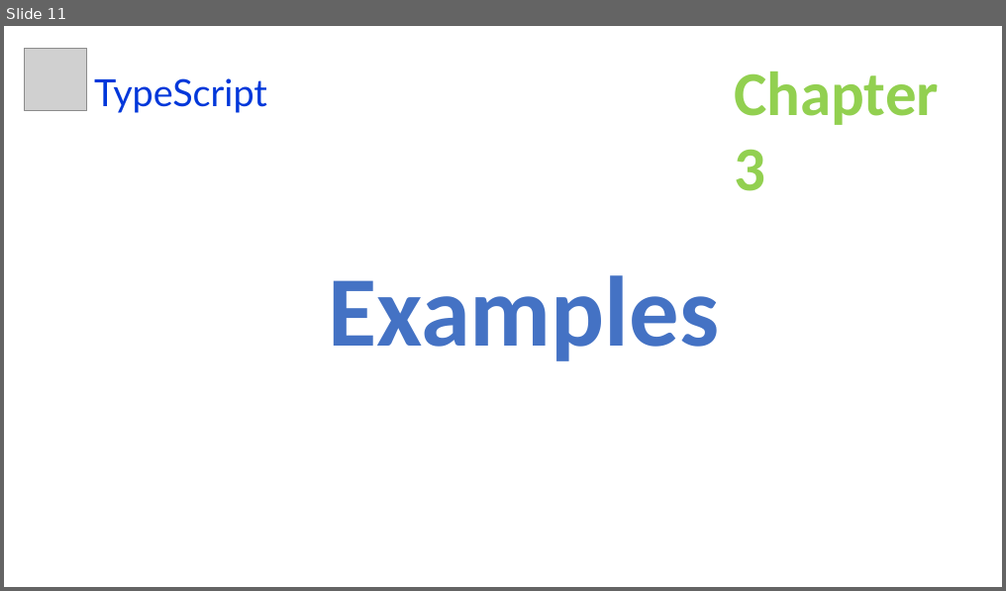
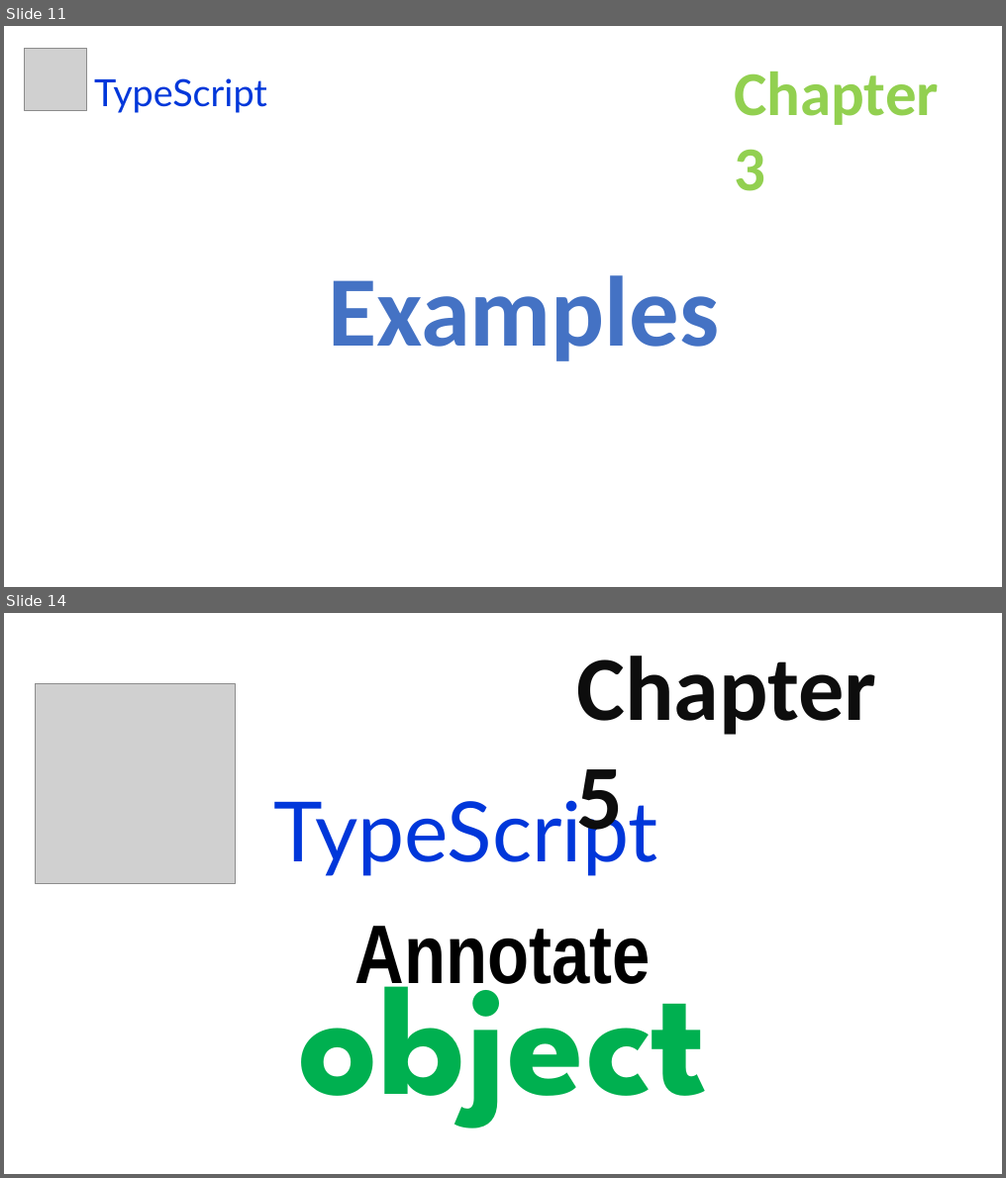
Before and after one commit to uidhtml/typescript-tutorials, a slide deck: typescript-tutorials.pptx. Shown one above the other, each under a label of ours: slide 11 before the commit, slides 11 and 14 after it; the slides between them are not shown. The pictures are 1006x591 and 1006x1178 pixels, drawn with LibreOffice and Linux fonts; fonts in the diff are those of the drawing; grey boxes stand for pictures. Boxes give left, top, right and bottom in pixels: in the first picture for what was removed or moved away, otherwise in the second. Text is boxed around its words. In the diff, an @@ line names an element or a change of style, - is before the commit and + after.

```diff
--- a/typescript-tutorials.pptx
+++ b/typescript-tutorials.pptx
@@ slide 14 added at [4,613,1002,1174], background #FFFFFF @@
@@ text added at [576,656,876,852], 88 pt, text #0D0D0D, bold @@
+Chapter 5
@@ picture added at [36,684,236,884] @@
@@ text added at [273,790,658,876], 80 pt, text #0037DA @@
+TypeScript
@@ text added at [298,926,707,1129], 80 pt, text #000000, bold @@
+Annotate
+object
```
Also in this commit, not shown: 5 other slides added, 3 slides removed, 1 other file.
